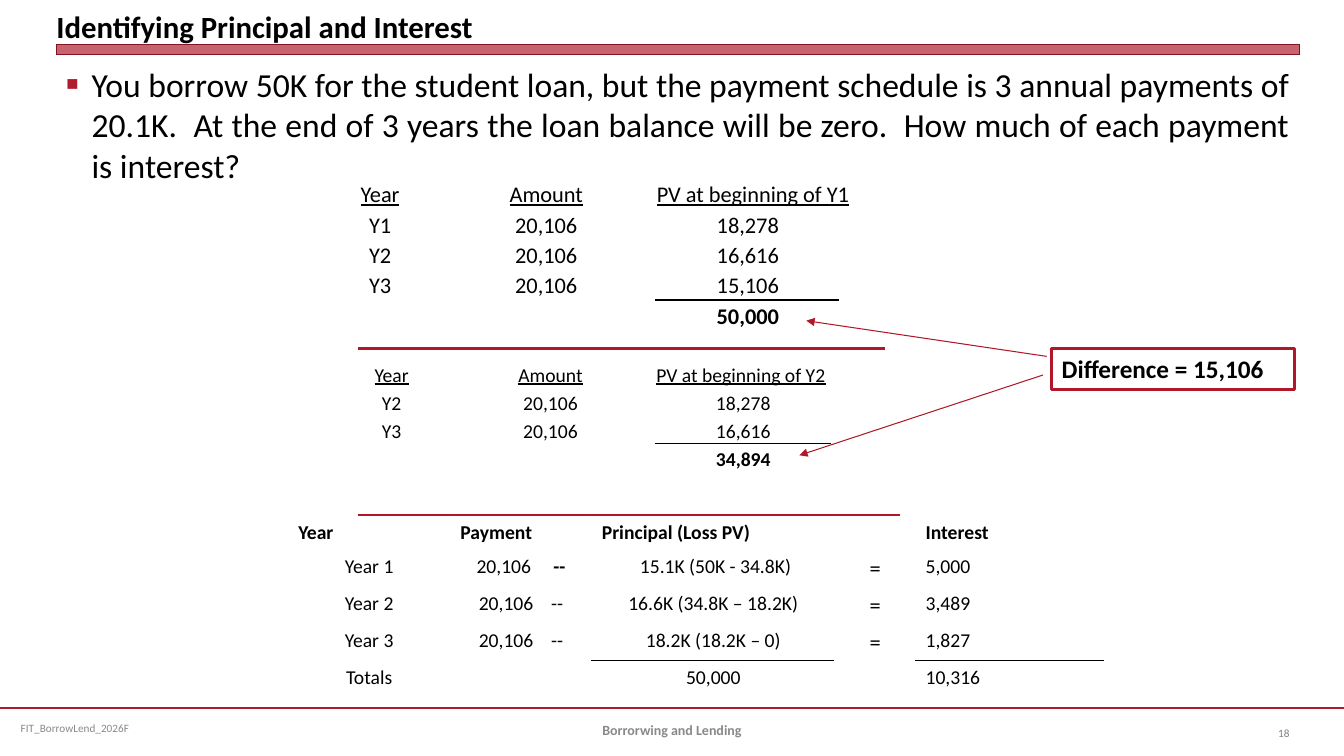
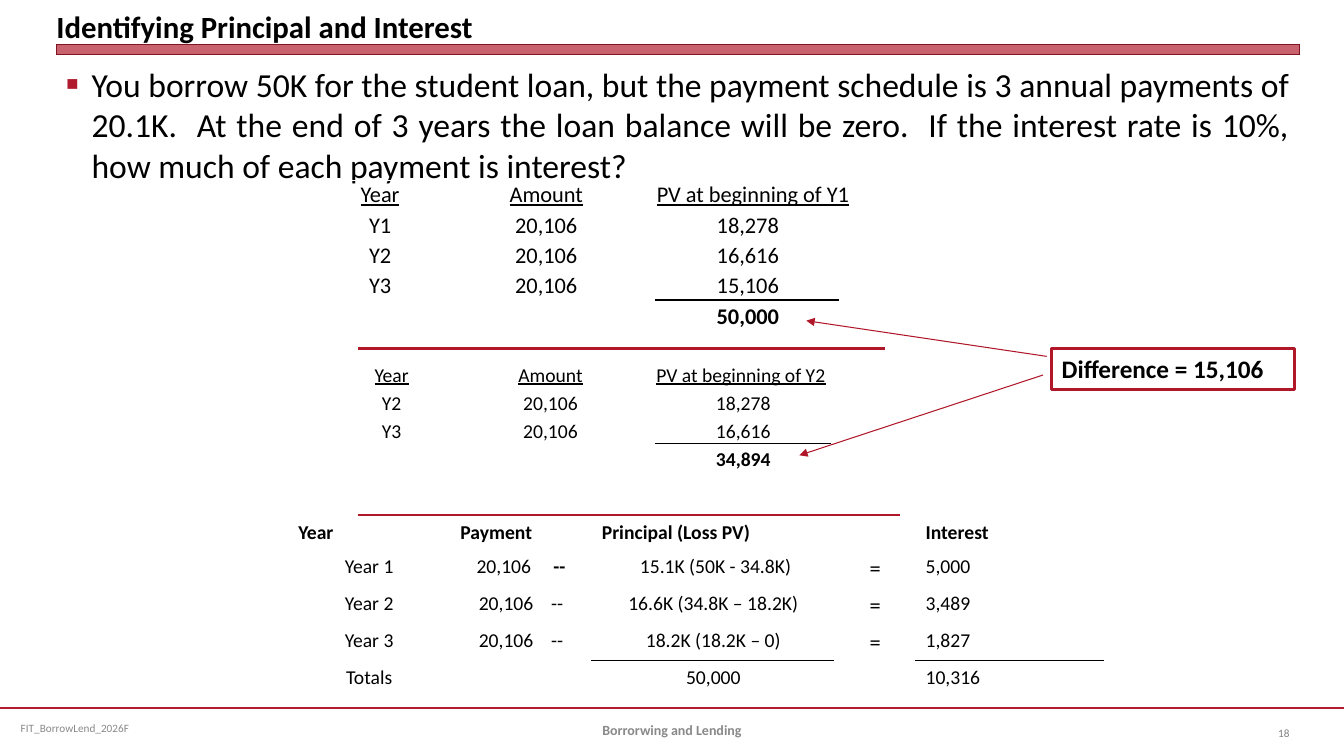
Before and after one commit to jmc877/Fed-Income-Tax, a slide deck: slide 18 of slides/FIT_BorrowLend_2026F.pptx. Drawn at 1344x756 pixels with LibreOffice and Linux fonts; fonts in the diff are those of the drawing. Boxes give left, top, right and bottom in pixels: in the first picture for what was removed or moved away, otherwise in the second. Text is boxed around its words. In the diff, an @@ line names an element or a change of style, - is before the commit and + after.

```diff
--- a/slides/FIT_BorrowLend_2026F.pptx
+++ b/slides/FIT_BorrowLend_2026F.pptx
@@ text at [92,73,1289,184]: text changed @@
-■ You borrow 50K for the student loan, but the payment schedule is 3 annual payments of 20.1K. At the end of 3 years the loan balance will be zero. How much of each payment is interest?
+■ You borrow 50K for the student loan, but the payment schedule is 3 annual payments of 20.1K. At the end of 3 years the loan balance will be zero. If the interest rate is 10%, how much of each payment is interest?
```
